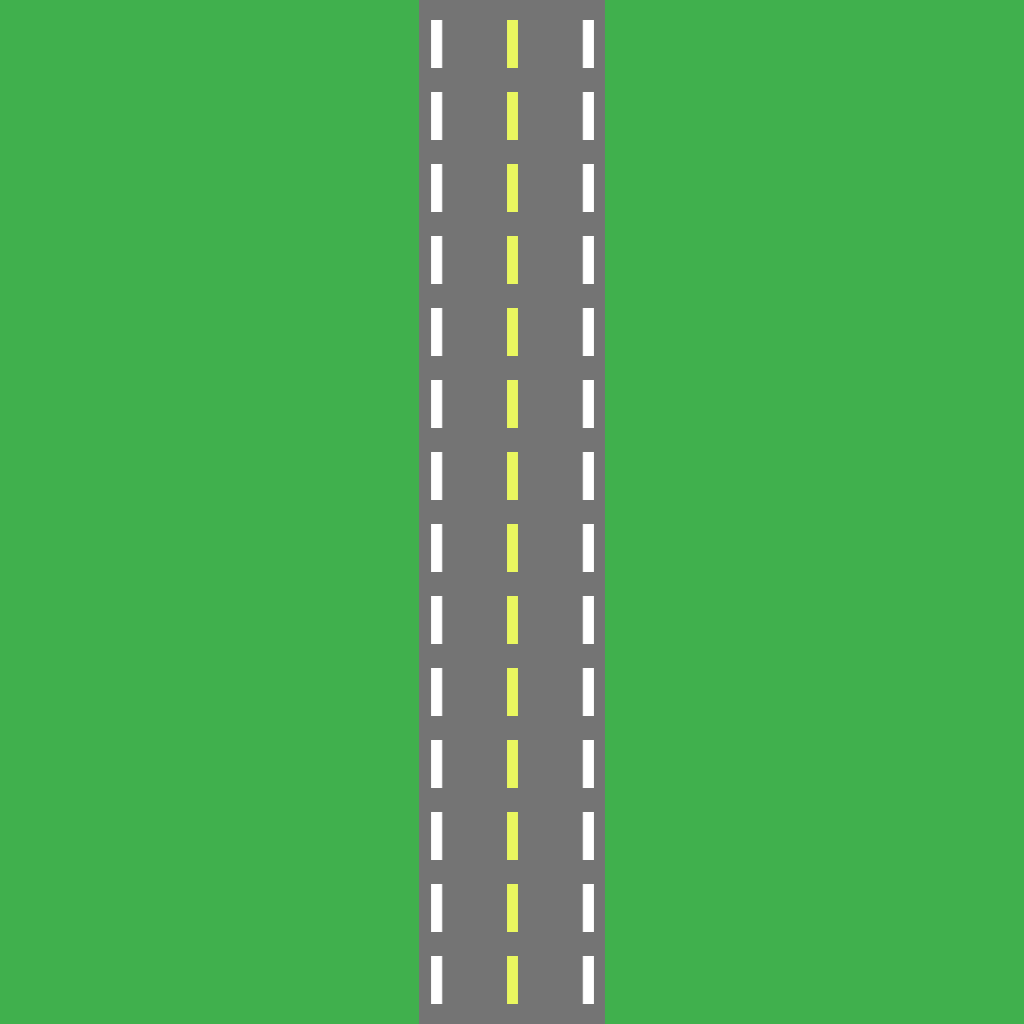
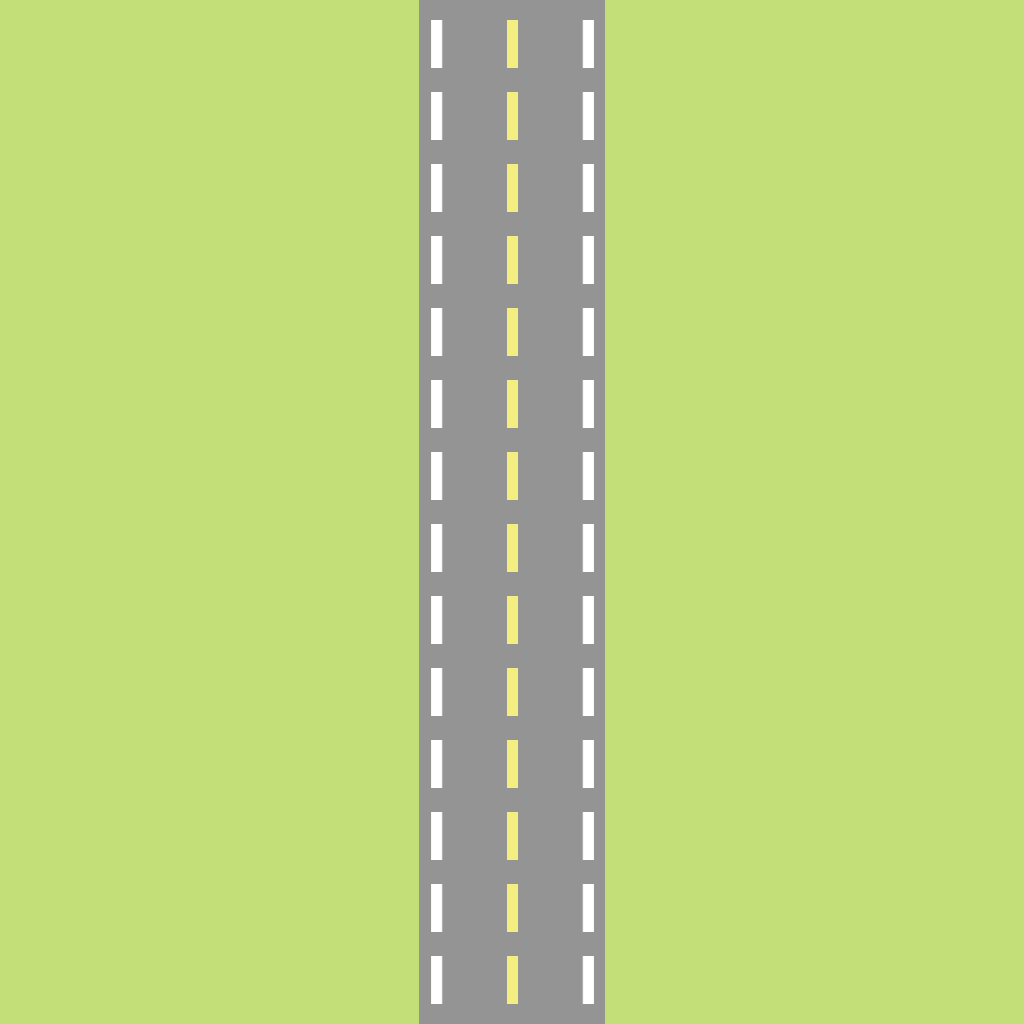
Comparing the layer stacks of the two 1024 × 1024 images. Changes:
painted on "Center Lines" over [507, 20, 518, 1004]
painted on "Street" over [419, 0, 605, 1024]
painted on "Grass" over [0, 0, 1024, 1024]
